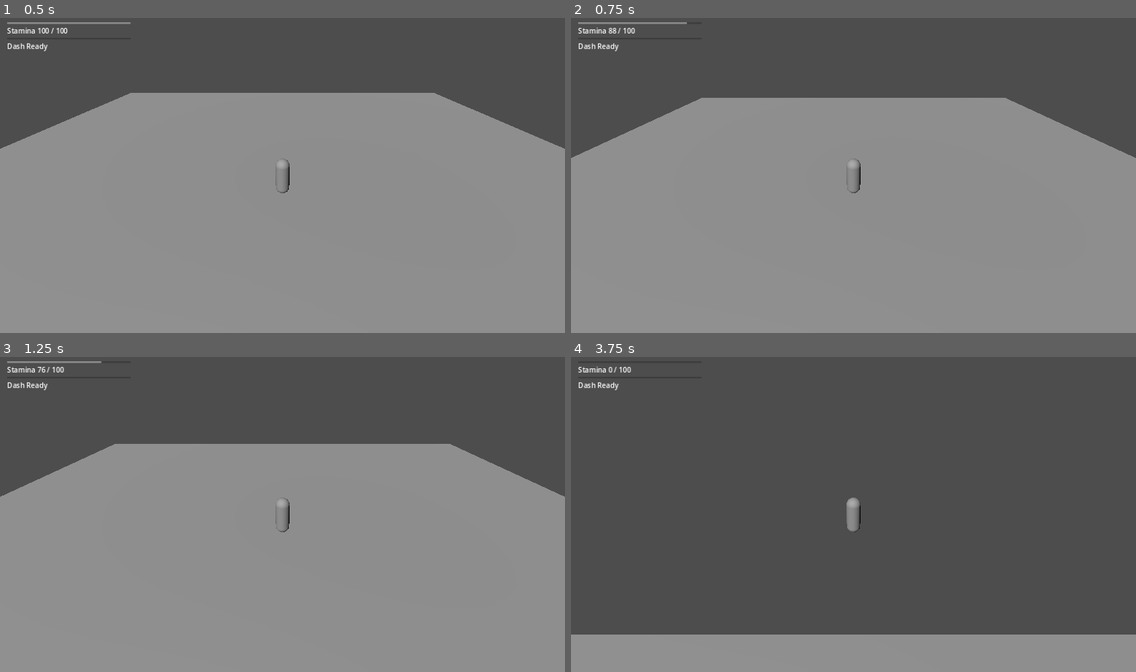
Above: before the commit, frames 1-4 (two rows, left to right).
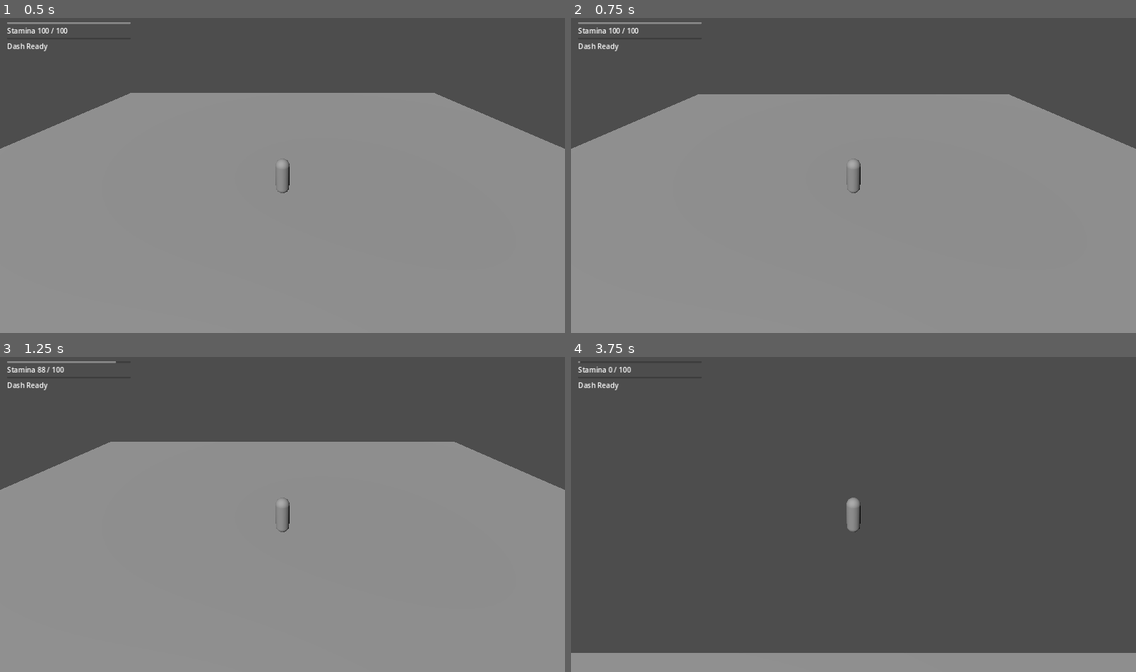
Above: after the commit, the same moments.

Repository: thegoatleroyjenkins/arpg-game
Game: Godot game, scene res://prototype3d/main_3d.tscn
Two runs of this game, one before a commit and one after it. Both use one fixed random seed, a clock stepped at 60 frames per second and the inputs below. This scene is started directly instead of the project's main scene.
Inputs (mouse positions are in pixels of both pictures, inside the frame that each line leads up to):
- Up to frame 1 (0.5 s): no input
- Up to frame 2 (0.75 s): tap Enter (ui_accept) at 0.5 s; move the mouse to (881, 172) at 0.52 s; hold W (move_up) from 0.53 s (still down); hold Enter (ui_accept) from 0.53 s (still down)
- Up to frame 3 (1.25 s): keep holding W (move_up); keep holding Enter (ui_accept); tap Space (jump, bound only after the commit) at 0.77, 0.8, 1.07 s
- Up to frame 4 (3.75 s): keep holding W (move_up); move the mouse to (825, 514) at 1.27 s; release Enter (ui_accept) at 1.28 s; tap Space (jump, bound only after the commit) at 1.35, 1.52, 1.82, 2.3, 3.02, 3.32 s; tap Enter (ui_accept) at 1.55, 3.05 s; move the mouse to (864, 508) at 2.02 s; press the mouse at (864, 508) at 2.03 s; move the mouse to (847, 517) at 2.77 s; release the mouse at (847, 517) at 2.78 s; tap Q (dash) at 2.85 s; move the mouse to (893, 517) at 3.52 s; hold Shift (sprint) from 3.53 s (still down)

Frame 1 is identical in both runs. In frame 2, 1.7% of the frame differs, in the area x 0-100%, y 1-45%; in frame 3, 1.1%; in frame 4, 5.8%, in the area x 0-100%, y 1-94%.

Commit message:
Add dedicated 3D jump action with controller binding

Diff:
--- a/project.godot
+++ b/project.godot
@@ -60,6 +60,12 @@
 , Object(InputEventJoypadButton,"resource_local_to_scene":false,"resource_name":"","device":-1,"button_index":4,"pressure":0.0,"pressed":false,"script":null)
 ]
 }
+jump={
+"deadzone": 0.5,
+"events": [Object(InputEventKey,"resource_local_to_scene":false,"resource_name":"","device":-1,"window_id":0,"alt_pressed":false,"shift_pressed":false,"ctrl_pressed":false,"meta_pressed":false,"pressed":false,"keycode":0,"physical_keycode":32,"key_label":0,"unicode":32,"location":0,"echo":false,"script":null)
+, Object(InputEventJoypadButton,"resource_local_to_scene":false,"resource_name":"","device":-1,"button_index":0,"pressure":0.0,"pressed":false,"script":null)
+]
+}
 attack={
 "deadzone": 0.5,
 "events": [Object(InputEventMouseButton,"resource_local_to_scene":false,"resource_name":"","device":-1,"window_id":0,"a …(252 unchanged characters)…
--- a/prototype3d/player_3d.gd
+++ b/prototype3d/player_3d.gd
@@ -1,4 +1,6 @@
 extends CharacterBody3D
+
+const ACTION_JUMP := "jump"
 
 @export var tuning: PlayerTuning3D = preload("res://prototype3d/default_player_tuning_3d.tres")
 
@@ -43,7 +45,7 @@
 	var was_on_floor := is_on_floor()
 
 	# Jump buffering gives more forgiving timing before landing.
-	if Input.is_action_just_pressed("ui_accept"):
+	if _is_jump_just_pressed():
 		jump_buffer_left = tuning.jump_buffer_time
 	else:
 		jump_buffer_left = max(0.0, jump_buffer_left - delta)
@@ -55,7 +57,7 @@
 		coyote_time_left = max(0.0, coyote_time_left - delta)
 		var gravity_scale := 1.0
 		# Variable jump height: releasing jump early makes ascent fall off faster.
-		if velocity.y > 0.0 and not Input.is_action_pressed("ui_accept"):
+		if velocity.y > 0.0 and not _is_jump_pressed():
 			gravity_scale = tuning.jump_release_gravity_multiplier
 		velocity.y -= tuning.gravity * gravity_scale * delta
 		velocity.y = max(velocity.y, -tuning.max_fall_speed)
@@ -133,6 +135,16 @@
 	pivot.global_position = pivot.global_position.lerp(target_cam_pos, delta * tuning.camera_smooth)
 	camera.look_at(global_position + Vector3(0, 1.0, 0), Vector3.UP)
 
+func _is_jump_just_pressed() -> bool:
+	if InputMap.has_action(ACTION_JUMP):
+		return Input.is_action_just_pressed(ACTION_JUMP)
+	return Input.is_action_just_pressed("ui_accept")
+
+func _is_jump_pressed() -> bool:
+	if InputMap.has_action(ACTION_JUMP):
+		return Input.is_action_pressed(ACTION_JUMP)
+	return Input.is_action_pressed("ui_accept")
+
 func _start_dash(move_dir: Vector3) -> void:
 	dash_direction = move_dir
 	if dash_direction.length() <= 0.01:
Not shown, changed: README.md
